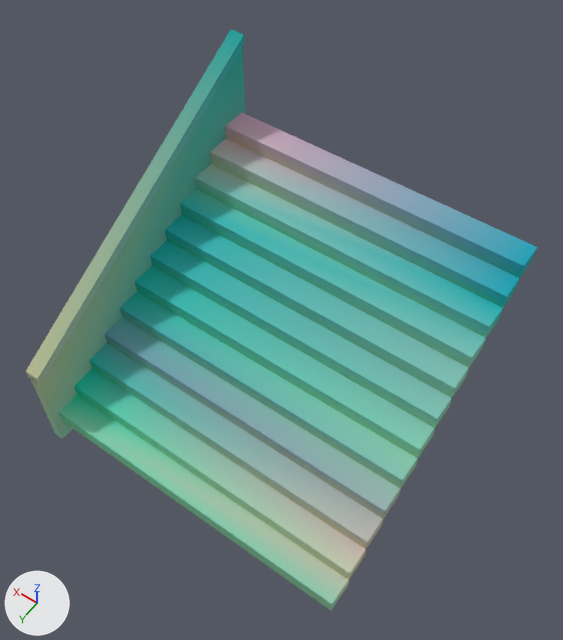
An edit to the glTF model assets/kit/stair_grand_4m_r.glb, drawn before and after from the same camera.
One viewpoint serves both versions: a 50 mm lens placed at (-3.29, 6.62, 6.45), pointed at (0.02, 1.98, -0.83). The axes (+X, +Y, +Z) are drawn at lower left. The lights are the same throughout. The picture after the commit comes second. Vertices at exactly the same position are counted once.

Names of what the first picture shows: 'stair'.
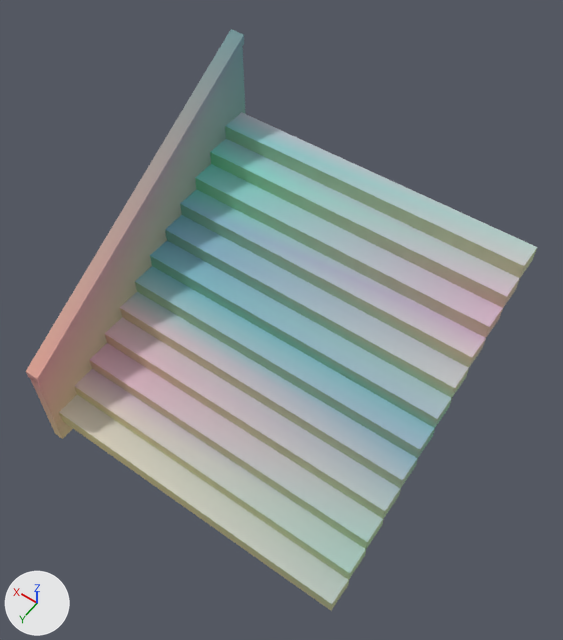
The change, as a list of edits to the scene's bpy script:
```text
Change me_stair:
    where me_stair.from_pydata(...)  # 112 vertices, 168 faces; spans x -2.1..2.27, y -0.1..4.1, z -2.75..1.11
    used by ob_stair; location = (0.0, 0.0, 0.0)
    me_stair part 1: 168 faces centred in x -2.1..2.27, y -0.1..4.1, z -2.75..1.07 are repainted in the vertex colours, in many colours
```

Changed parts and their boxes [x1, y1, x2, y2] in the pictures (563 x 640 px):
part 1 of me_stair, recoloured: [26, 29, 537, 610] in both
